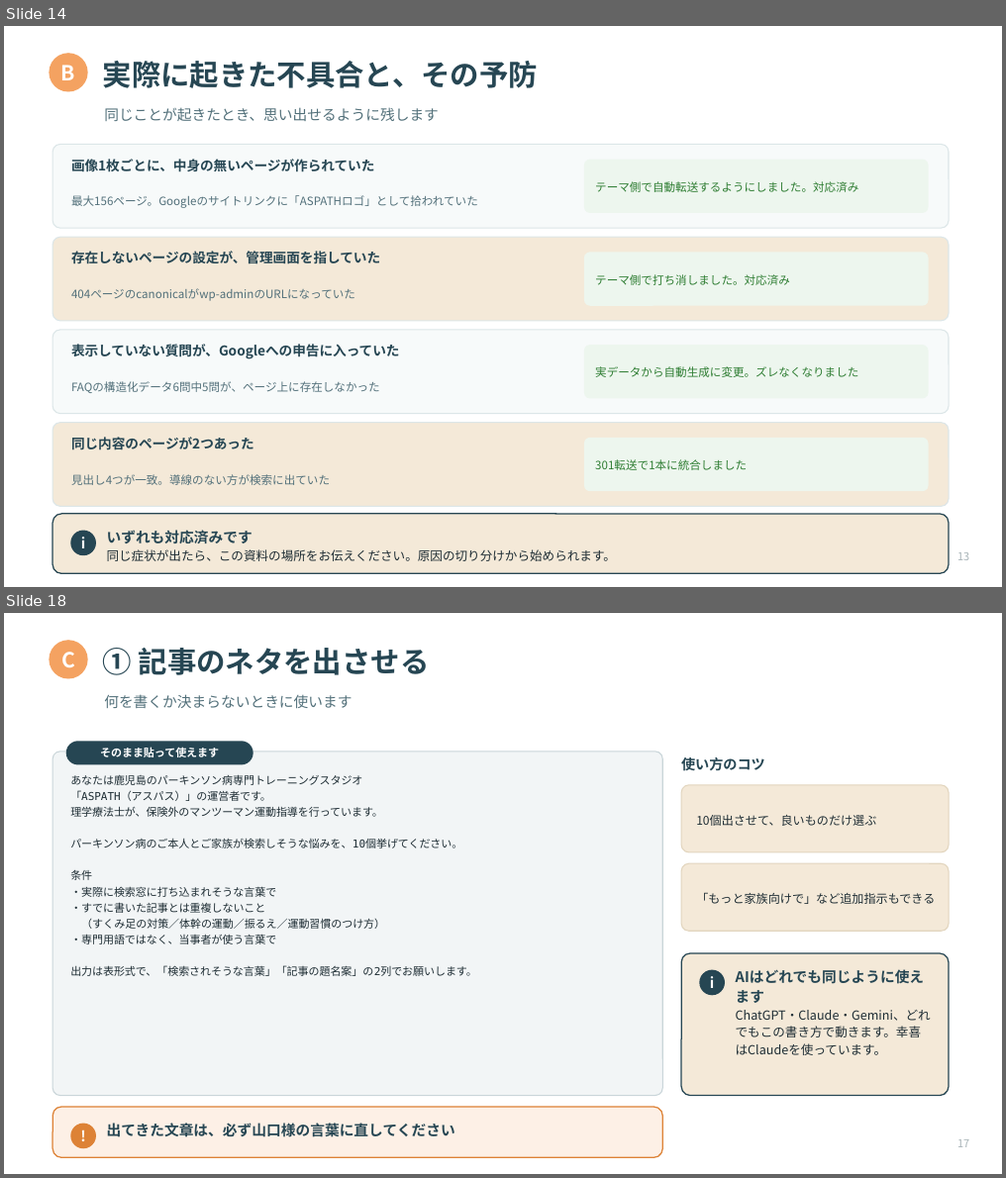
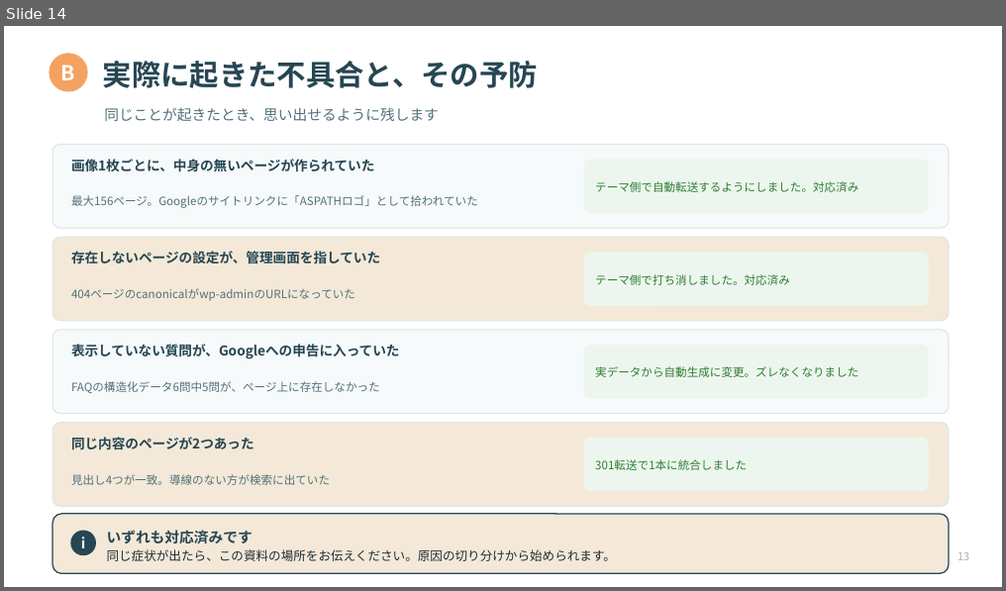
Before and after one commit to Kkenjis/dev-aspath-life, a slide deck: _wp移行素材/★引継ぎ資料/★ASPATH_サイト運用マニュアル_応用編.pptx. Shown one above the other, each under a label of ours: slides 14 and 18 before the commit, slide 14 after it; the slides between them are not shown. The pictures are 1006x1178 and 1006x591 pixels, drawn with LibreOffice and Linux fonts; fonts in the diff are those of the drawing. Boxes give left, top, right and bottom in pixels: in the first picture for what was removed or moved away, otherwise in the second. Text is boxed around its words. In the diff, an @@ line names an element or a change of style, - is before the commit and + after.

```diff
--- a/_wp移行素材/★引継ぎ資料/★ASPATH_サイト運用マニュアル_応用編.pptx
+++ b/_wp移行素材/★引継ぎ資料/★ASPATH_サイト運用マニュアル_応用編.pptx
@@ slide 18 removed at (4, 613, 1002, 1174), background #FFFFFF @@
@@ rounded rectangle removed at (49, 640, 88, 679) @@
@@ text removed at (61, 652, 75, 668) @@
-C
@@ text removed at (103, 648, 430, 675) @@
-① 記事のネタを出させる
@@ text removed at (104, 694, 351, 708) @@
-何を書くか決まらないときに使います
@@ rounded rectangle removed at (53, 752, 662, 1096) @@
@@ rounded rectangle removed at (66, 741, 253, 765) @@
@@ text removed at (100, 747, 219, 758) @@
-そのまま貼って使えます
@@ text removed at (681, 758, 765, 771) @@
-使い方のコツ
@@ text removed at (70, 774, 477, 976) @@
-あなたは鹿児島のパーキンソン病専門トレーニングスタジオ
-「ASPATH（アスパス）」の運営者です。
-理学療法士が、保険外のマンツーマン運動指導を行っています。
-パーキンソン病のご本人とご家族が検索しそうな悩みを、10個挙げてください。
-条件
-・実際に検索窓に打ち込まれそうな言葉で
-・すでに書いた記事とは重複しないこと
-（すくみ足の対策／体幹の運動／振るえ／運動習慣のつけ方）
-・専門用語ではなく、当事者が使う言葉で
-出力は表形式で、「検索されそうな言葉」「記事の題名案」の2列でお願いします。
@@ rounded rectangle removed at (681, 785, 948, 853) @@
@@ text removed at (696, 815, 876, 826) @@
-10個出させて、良いものだけ選ぶ
@@ rounded rectangle removed at (681, 863, 948, 931) @@
@@ text removed at (696, 892, 935, 904) @@
-「もっと家族向けで」など追加指示もできる
@@ rounded rectangle removed at (681, 954, 948, 1096) @@
@@ ellipse removed at (699, 970, 725, 995) @@
@@ text removed at (710, 976, 714, 988) @@
-i
@@ text removed at (736, 1010, 931, 1056) @@
-AIはどれでも同じように使えます
-ChatGPT・Claude・Gemini、どれでもこの書き方で動きます。幸喜はClaudeを使っています。
@@ rounded rectangle removed at (53, 1107, 662, 1158) @@
@@ ellipse removed at (70, 1124, 96, 1149) @@
@@ text removed at (70, 1124, 96, 1149) @@
-!
@@ text removed at (107, 1123, 455, 1138) @@
-出てきた文章は、必ず山口様の言葉に直してください
@@ text removed at (957, 1140, 969, 1148) @@
-17
```
Also in this commit, not shown: 3 slides changed, 1 slide added, 9 other slides removed, 8 other files.
